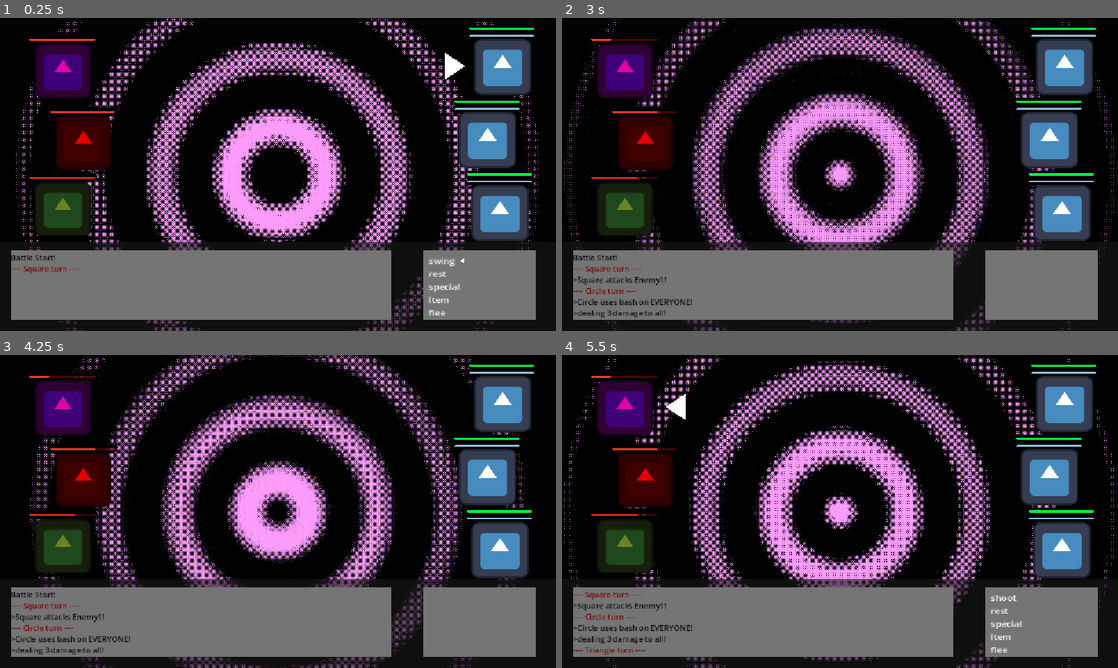
Above: before the commit, frames 1-4 (two rows, left to right).
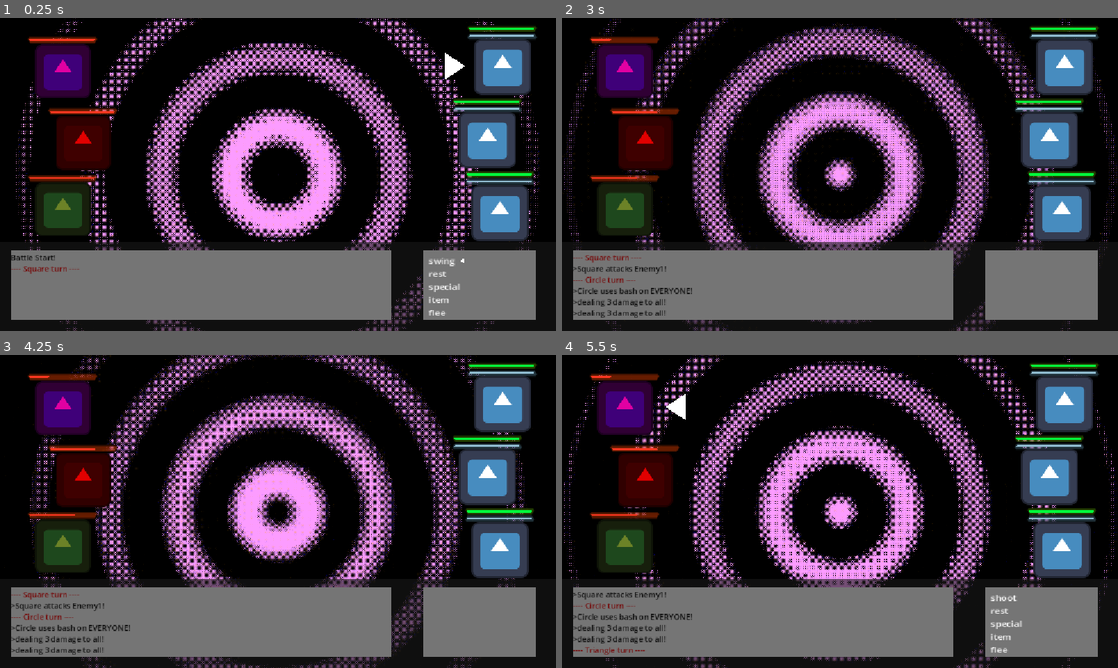
Above: after the commit, the same moments.

Repository: IrsyadNafie/GitExercise-G022
Game: Godot game, scene res://control.tscn
Two runs of this game, one before a commit and one after it. Both use one fixed random seed, a clock stepped at 60 frames per second and the inputs below. The engine's default icon, where the game draws it, is replaced by a stand-in: a white triangle on a blue panel in a dark square.
Inputs:
- Up to frame 1 (0.25 s): no input
- Up to frame 2 (3 s): tap Enter (ui_accept) at 0.5, 0.77, 1.52 s; hold Up (ui_up) 0.53-2.03 s; tap Z every 0.75 s from 0.6 to 2.85 s; hold A from 2.03 s (still down)
- Up to frame 3 (4.25 s): tap Enter (ui_accept) at 3.02, 3.77 s; release A at 3.53 s; hold Down (ui_down) from 3.53 s (still down); tap Z at 3.6 s
- Up to frame 4 (5.5 s): release Down (ui_down) at 4.28 s; hold Up (ui_up) from 4.28 s (still down); tap Z at 4.35, 5.1 s; tap Enter (ui_accept) at 4.52 s

The runs differ from the first frame. In frame 1, 1.6% of the frame differs, in the area x 5-97%, y 2-54%; in frame 2, 2.6%; in frame 3, 2.6%, in the area x 2-97%, y 2-93%; in frame 4, 2.5%.

Commit message:
fixes things

Diff:
--- a/actors.gd
+++ b/actors.gd
@@ -20,6 +20,7 @@
 @export var level: int = 1
 @export var current_exp: int = 0
 @export var max_exp: int = 10
+@export var exp_reward: int = 5
 
 var current_hp: int
 var current_sp: int
@@ -58,23 +59,21 @@
 		return
 	current_exp += amount
 	action_logged.emit("[color=cyan]>" + character_name + " gained " + str(amount) + " EXP![/color]")
-	if current_exp >= max_exp:
+	while current_exp >= max_exp and level < 5:
 		level_up()
 
 func level_up() -> void:
+	current_exp -= max_exp
 	level += 1
-	current_exp -= max_exp
-	max_exp += 5
-	max_hp += 2
-	max_sp += 1
-	base_attack += 1
+	max_exp = int(max_exp * 1.5)
+	max_hp += 5
+	max_sp += 3
+	base_attack += 2
 	sp_attack += 2
-
 	current_hp = max_hp
 	current_sp = max_sp
 	update_bars()
-
-	action_logged.emit("[color=yellow]>LEVEL UP! " + character_name + " grew to Level " + str(level) + "![/color]")
+	action_logged.emit("[color=gold]>LEVEL UP! " + character_name + " is now Level " + str(level) + "![/color]")
 
 func take_damage(amount: int) -> void:
 	current_hp -= amount
--- a/battle_manager.gd
+++ b/battle_manager.gd
@@ -7,6 +7,8 @@
 var is_targeting: bool = false
 var is_targeting_ally: bool = false
 var target_index: int = 0
+var total_battle_exp: int = 0
+var battle_won: bool = false
 
 var is_in_skill_menu: bool = false
 var current_skills: Array[Skill] = []
@@ -122,7 +124,6 @@
 		selected = current_skills[clicked_index]
 	if selected:
 		if current_actor.current_sp >= selected.sp_cost:
-			# We DO NOT consume SP here anymore! Just prep the skill.
 			selected_skill_to_execute = selected
 			is_in_skill_menu = false
 
@@ -251,6 +252,7 @@
 func execute_aoe_attack() -> void:
 	var current_actor: Actor = turn_queue[current_actor_index]
 	current_actor.action_logged.emit("[color=black]>" + current_actor.character_name + " uses " + current_actor.attack_name + " on EVERYONE![/color]")
+	current_actor.action_logged.emit("[color=black]>dealing " + str(current_actor.base_attack) + " damage to all![/color]")
 	@warning_ignore("unused_variable")
 	var enemies_to_hit = active_enemies.duplicate()
 	for enemy in enemies_to_hit:
@@ -300,6 +302,8 @@
 
 func finish_action() -> void:
 	clear_all_arrows()
+	if battle_won:
+		return
 	var current_actor: Actor = turn_queue[current_actor_index]
 	await get_tree().create_timer(1.5).timeout
 	current_actor.end_turn()
@@ -317,6 +321,8 @@
 func check_death(target: Actor) -> void:
 	if target.current_hp <= 0:
 		_on_actor_logged("[color=yellow]>" + target.character_name + " was defeated.[/color]")
+		if not target.is_player:
+			total_battle_exp += target.exp_reward
 		if active_enemies.has(target):
 			active_enemies.erase(target)
 		var dead_index = turn_queue.find(target)
@@ -327,6 +333,7 @@
 		target.hide()
 		if active_enemies.size() == 0:
 			_on_actor_logged("[color=green]>Purified.[/color]")
+			distribute_victory_exp()
 
 func open_skill_sub_menu(actor: Actor):
 	if actor.skills.size() == 0: return
@@ -397,3 +404,17 @@
 
 	selected_skill_to_execute = null
 	finish_action()
+
+func distribute_victory_exp() -> void:
+	battle_won = true
+	action_menu.hide()
+	menu_arrow.hide()
+
+	_on_actor_logged("[color=yellow]>Battle Won! Earned " + str(total_battle_exp) + " EXP![/color]")
+
+	for player in get_active_players():
+		player.gain_exp(total_battle_exp)
+
+	await get_tree().create_timer(4.0).timeout
+
+	_on_actor_logged(">Returning to map...")
--- a/control.tscn
+++ b/control.tscn
@@ -20,13 +20,14 @@
 [ext_resource type="Resource" uid="uid://yui17fuafvpq" path="res://skill/Triangle/pots o heal.tres" id="16_858bn"]
 [ext_resource type="Texture2D" uid="uid://btr557rvi03rv" path="res://dither-ripple-pixel-5s-1777867142802-ezgif.com-gif-to-sprite-converter.png" id="19_pi4e7"]
 
-[sub_resource type="StyleBoxFlat" id="StyleBoxFlat_ee4bf"]
-bg_color = Color(0.556742, 0.046965577, 0, 0.4862745)
+[sub_resource type="StyleBoxFlat" id="StyleBoxFlat_pi4e7"]
+bg_color = Color(0.298866, 0.5509334, 0, 0.4862745)
 border_width_left = 1
 border_width_top = 1
 border_width_right = 1
 border_width_bottom = 1
 border_color = Color(0, 0, 0, 1)
+border_blend = true
 corner_radius_top_left = 3
 corner_radius_top_right = 3
 corner_radius_bottom_right = 6
@@ -56,6 +57,7 @@
 border_width_right = 1
 border_width_bottom = 1
 border_color = Color(0, 0, 0, 1)
+border_blend = true
 corner_radius_top_left = 6
 corner_radius_top_right = 6
 corner_radius_bottom_right = 3
@@ -90,6 +92,21 @@
 corner_detail = 1
 anti_aliasing = false
 
+[sub_resource type="StyleBoxFlat" id="StyleBoxFlat_ee4bf"]
+bg_color = Color(0.82544905, 0.22903332, 2.8878452e-07, 0.4862745)
+border_width_left = 1
+border_width_top = 1
+border_width_right = 1
+border_width_bottom = 1
+border_color = Color(0, 0, 0, 1)
+border_blend = true
+corner_radius_top_left = 3
+corner_radius_top_right = 3
+corner_radius_bottom_right = 6
+corner_radius_bottom_left = 6
+corner_detail = 1
+anti_aliasing = false
+
 [sub_resource type="StyleBoxFlat" id="StyleBoxFlat_eh0v1"]
 bg_color = Color(1, 0.21568628, 0.1254902, 1)
 border_width_left = 1
@@ -390,7 +407,7 @@
 offset_bottom = 175.71858
 scale = Vector2(3.6730995, 5.8853974)
 theme_override_colors/font_color = Color(0, 0.6313726, 0.9490196, 1)
-theme_override_styles/background = SubResource("StyleBoxFlat_ee4bf")
+theme_override_styles/background = SubResource("StyleBoxFlat_pi4e7")
 theme_override_styles/fill = SubResource("StyleBoxFlat_qtu10")
 max_value = 10.0
 value = 10.0
@@ -453,7 +470,7 @@
 offset_bottom = 175.71858
 scale = Vector2(3.6730995, 5.8853974)
 theme_override_colors/font_color = Color(0, 0.6313726, 0.9490196, 1)
-theme_override_styles/background = SubResource("StyleBoxFlat_ee4bf")
+theme_override_styles/background = SubResource("StyleBoxFlat_pi4e7")
 theme_override_styles/fill = SubResource("StyleBoxFlat_qtu10")
 max_value = 10.0
 value = 10.0
@@ -516,7 +533,7 @@
 offset_bottom = 175.71858
 scale = Vector2(3.6730995, 5.8853974)
 theme_override_colors/font_color = Color(0, 0.6313726, 0.9490196, 1)
-theme_override_styles/background = SubResource("StyleBoxFlat_ee4bf")
+theme_override_styles/background = SubResource("StyleBoxFlat_pi4e7")
 theme_override_styles/fill = SubResource("StyleBoxFlat_qtu10")
 max_value = 10.0
 value = 10.0
